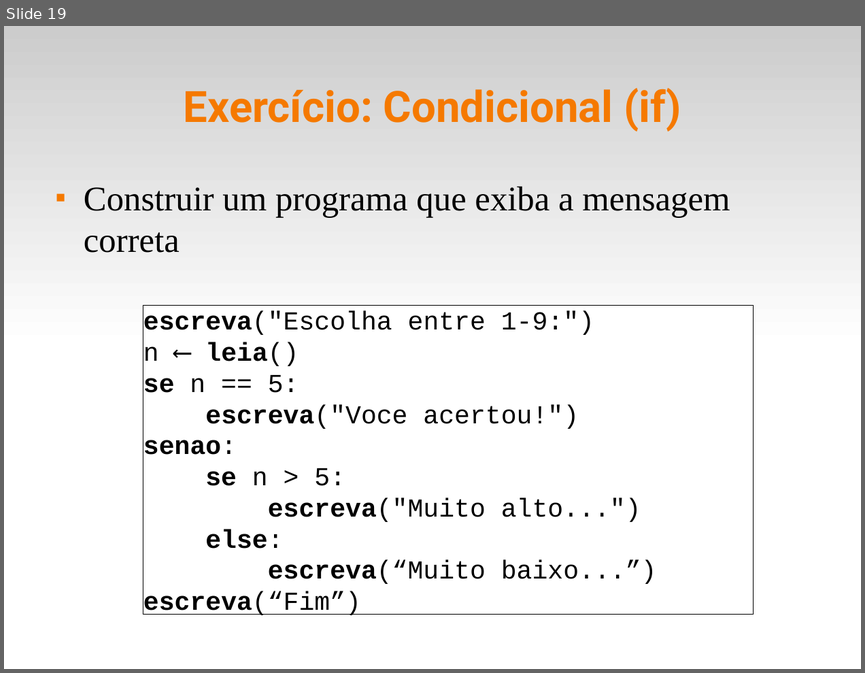
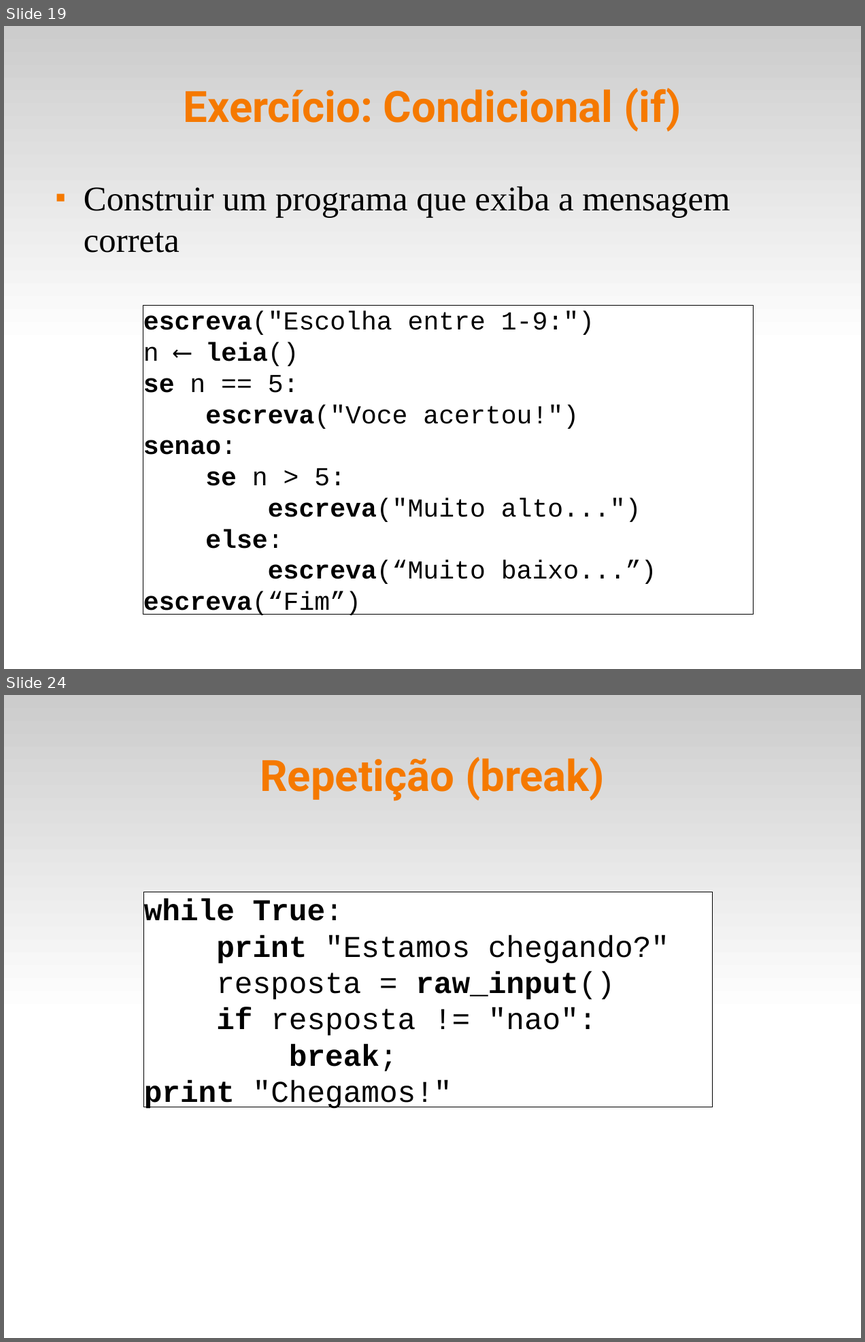
Before and after one commit to fsantanna-uerj/IPD, a slide deck: slides/ipd-03.odp. Shown one above the other, each under a label of ours: slide 19 before the commit, slides 19 and 24 after it; the slides between them are not shown. The pictures are 865x673 and 865x1342 pixels, drawn with LibreOffice and Linux fonts; fonts in the diff are those of the drawing. Boxes give left, top, right and bottom in pixels: in the first picture for what was removed or moved away, otherwise in the second. Text is boxed around its words. In the diff, an @@ line names an element or a change of style, - is before the commit and + after.

```diff
--- a/slides/ipd-03.odp
+++ b/slides/ipd-03.odp
@@ slide 24 added at box(4, 695, 861, 1338), background #FFFFFF; not listed: 1 template element that a slide beside it also shows @@
@@ title added at box(260, 757, 604, 801), 40 pt, text #F57900, bold @@
+Repetição (break)
@@ rectangle added at box(144, 892, 713, 1106), fill #FFFFFF, outline #000000 0 pt, 28 pt, text #000000 @@
+while True:
+print "Estamos chegando?"
+resposta = raw_input()
+if resposta != "nao":
+break;
+print "Chegamos!"
```
Also in this commit, not shown: 6 slides changed, 2 other slides added, 1 other file.
